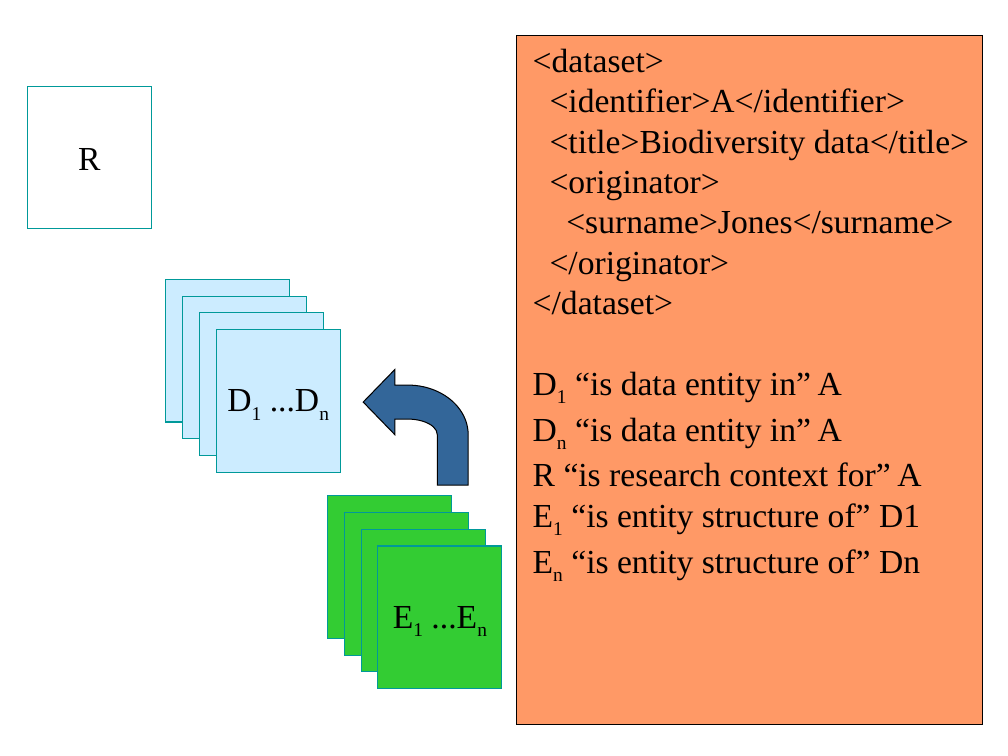
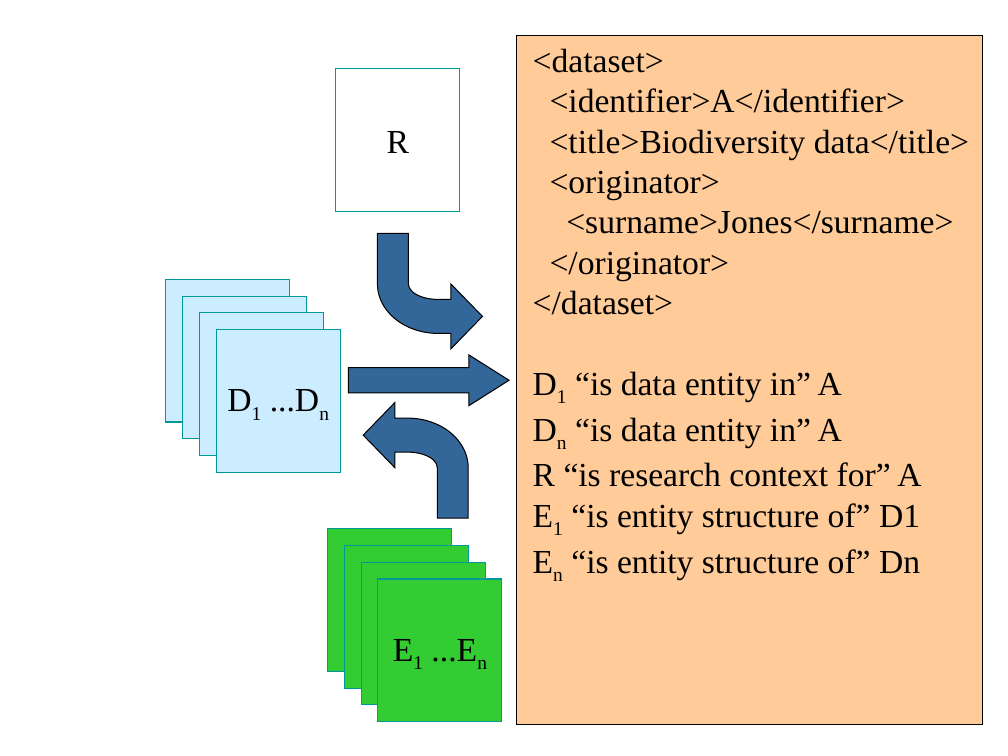
Before and after one commit to NCEAS/eml, a slide deck: slide 52 of display/eml-overview-200010402.ppt. Drawn at 1008x756 pixels with LibreOffice and Linux fonts; fonts in the diff are those of the drawing. Boxes give left, top, right and bottom in pixels: in the first picture for what was removed or moved away, otherwise in the second. Text is boxed around its words. In the diff, an @@ line names an element or a change of style, - is before the commit and + after.

```diff
--- a/display/eml-overview-200010402.ppt
+++ b/display/eml-overview-200010402.ppt
@@ rectangle at (x1=517, y1=35, x2=983, y2=724): fill #FF9966 to #FFCC99 @@
@@ rectangle "R" moved from (x1=27, y1=86, x2=151, y2=229) to (x1=336, y1=69, x2=460, y2=212) @@
@@ freeform shape added at (x1=377, y1=234, x2=482, y2=350), fill #336699, outline #010000 0.74 pt @@
@@ right arrow added at (x1=349, y1=355, x2=509, y2=405), fill #336699, outline #010000 0.74 pt @@
@@ freeform shape moved from (x1=363, y1=370, x2=468, y2=486) to (x1=363, y1=402, x2=468, y2=518) @@
@@ rectangle moved from (x1=361, y1=529, x2=485, y2=672) to (x1=328, y1=528, x2=452, y2=671) @@
@@ rectangle moved from (x1=345, y1=512, x2=469, y2=655) to (x1=345, y1=545, x2=469, y2=688) @@
@@ rectangle moved from (x1=328, y1=496, x2=452, y2=639) to (x1=361, y1=562, x2=485, y2=706) @@
@@ rectangle "E1 ...En" moved from (x1=378, y1=546, x2=502, y2=689) to (x1=378, y1=579, x2=502, y2=722) @@
```
Also in this commit, not shown: 9 other slides changed, 3 slides added.
